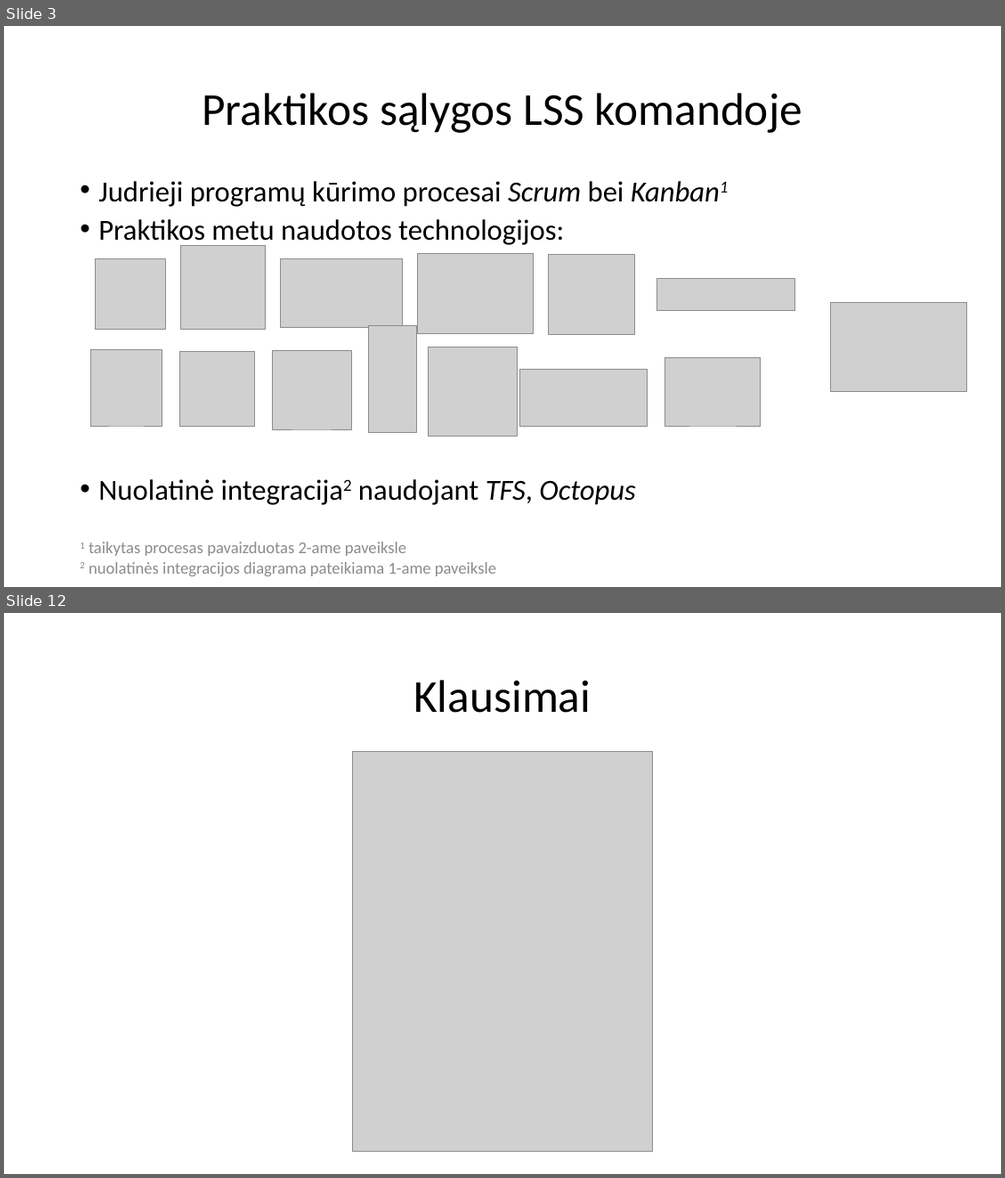
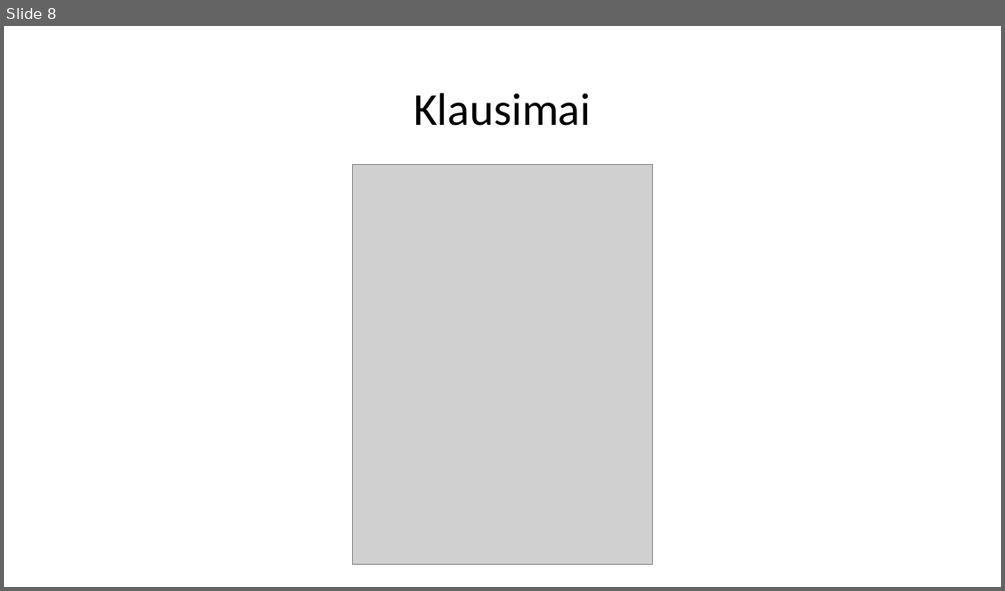
Before and after one commit to Ubaldas11/bachelor-thesis, a slide deck: BakalauroGynimas.pptx. Shown one above the other, each under a label of ours: slides 3 and 12 before the commit, slide 8 after it; the slides between them are not shown. The pictures are 1005x1178 and 1005x591 pixels, drawn with LibreOffice and Linux fonts; fonts in the diff are those of the drawing; grey boxes stand for pictures; background and template pictures are left out. Boxes give left, top, right and bottom in pixels: in the first picture for what was removed or moved away, otherwise in the second. Text is boxed around its words. In the diff, an @@ line names an element or a change of style, - is before the commit and + after.

```diff
--- a/BakalauroGynimas.pptx
+++ b/BakalauroGynimas.pptx
@@ slide 3 removed at (4, 26, 1001, 587), background #FFFFFF @@
@@ title removed at (202, 93, 802, 133) @@
-Praktikos sąlygos LSS komandoje
@@ text removed at (98, 181, 635, 505) @@
-• Judrieji programų kūrimo procesai Scrum bei Kanban1
-• Praktikos metu naudotos technologijos:
-• Nuolatinė integracija2 naudojant TFS, Octopus
@@ picture removed at (96, 259, 165, 329) @@
@@ picture removed at (181, 246, 265, 329) @@
@@ picture removed at (280, 259, 402, 328) @@
@@ picture removed at (418, 253, 534, 333) @@
@@ picture removed at (549, 255, 634, 335) @@
@@ picture removed at (657, 278, 795, 310) @@
@@ picture removed at (830, 302, 966, 392) @@
@@ picture removed at (369, 326, 417, 432) @@
@@ picture removed at (90, 350, 162, 426) @@
@@ picture removed at (179, 351, 254, 426) @@
@@ picture removed at (273, 350, 352, 429) @@
@@ picture removed at (428, 346, 517, 435) @@
@@ picture removed at (520, 369, 647, 426) @@
@@ picture removed at (665, 357, 760, 426) @@
@@ text removed at (80, 541, 496, 576) @@
-1 taikytas procesas pavaizduotas 2-ame paveiksle
-2 nuolatinės integracijos diagrama pateikiama 1-ame paveiksle
@@ what was slide 12 is now slide 8 @@
```
Also in this commit, not shown: 1 slide changed, 6 slides added, 9 other slides removed, 2 other files.
